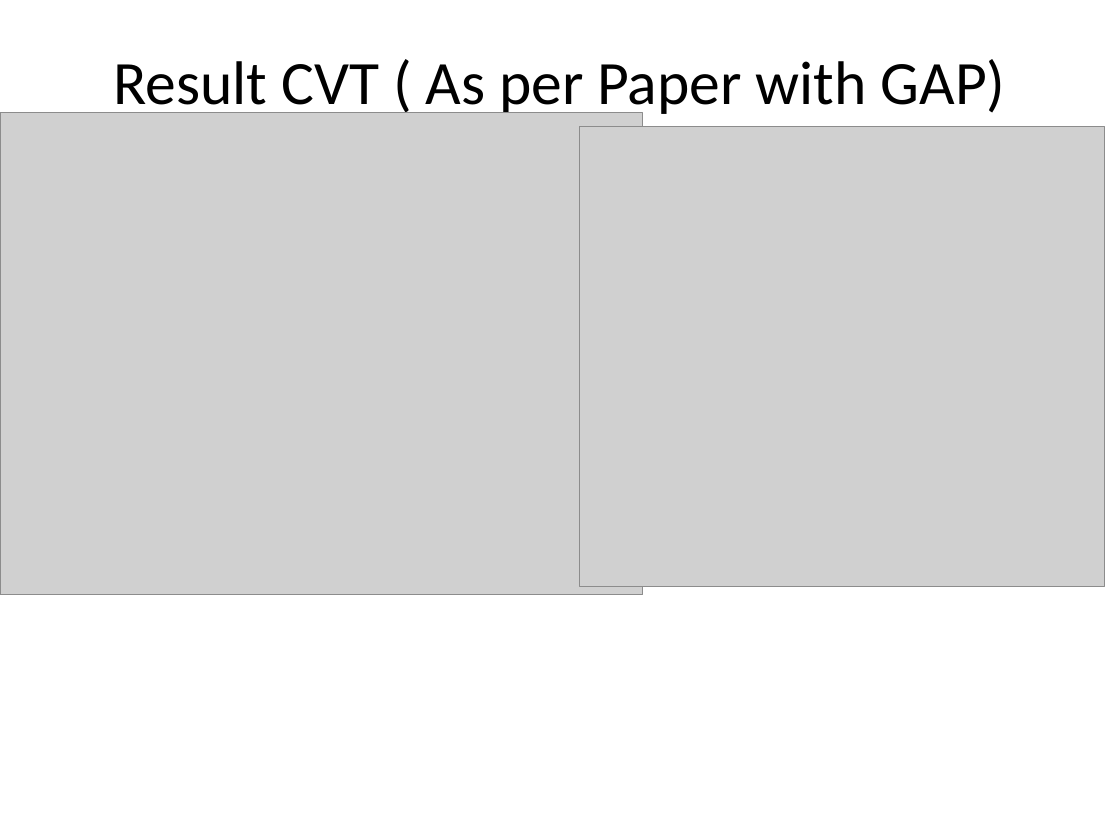
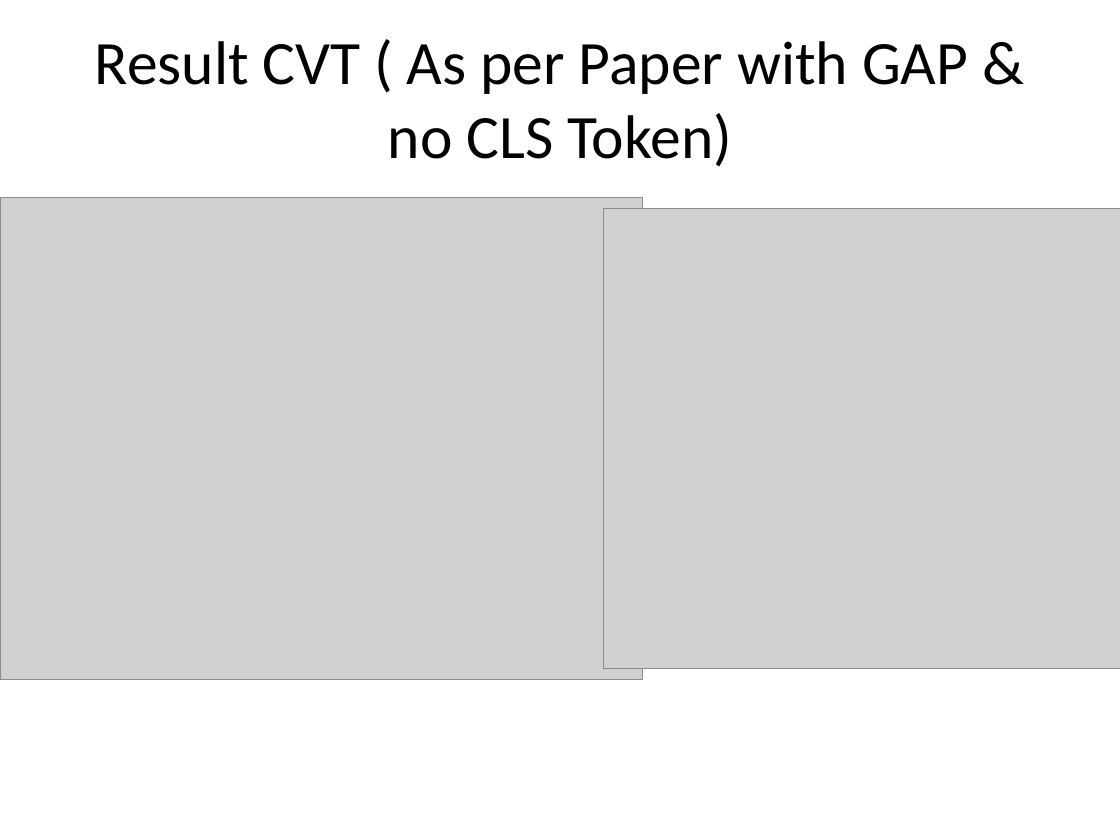
Before and after one commit to nishitmv/ML, a slide deck: slide 9 of CNN_ViT_CvT_Differences.pptx (slide 8 before the commit). Drawn at 1120x840 pixels with LibreOffice and Linux fonts; fonts in the diff are those of the drawing; grey boxes stand for pictures. Boxes give left, top, right and bottom in pixels: in the first picture for what was removed or moved away, otherwise in the second. Text is boxed around its words. In the diff, an @@ line names an element or a change of style, - is before the commit and + after.

```diff
--- a/CNN_ViT_CvT_Differences.pptx
+++ b/CNN_ViT_CvT_Differences.pptx
@@ title at [95,41,968,167]: text changed @@
-Result CVT ( As per Paper with GAP)
+Result CVT ( As per Paper with GAP & no CLS Token)
@@ picture: place and size @@
-picture at [0,113,643,595]
+picture at [0,197,643,679]
@@ picture: place and size @@
-picture at [580,127,1104,586]
+picture at [604,208,1120,668]
```
Also in this commit, not shown: 1 other slide changed, 1 slide added.
